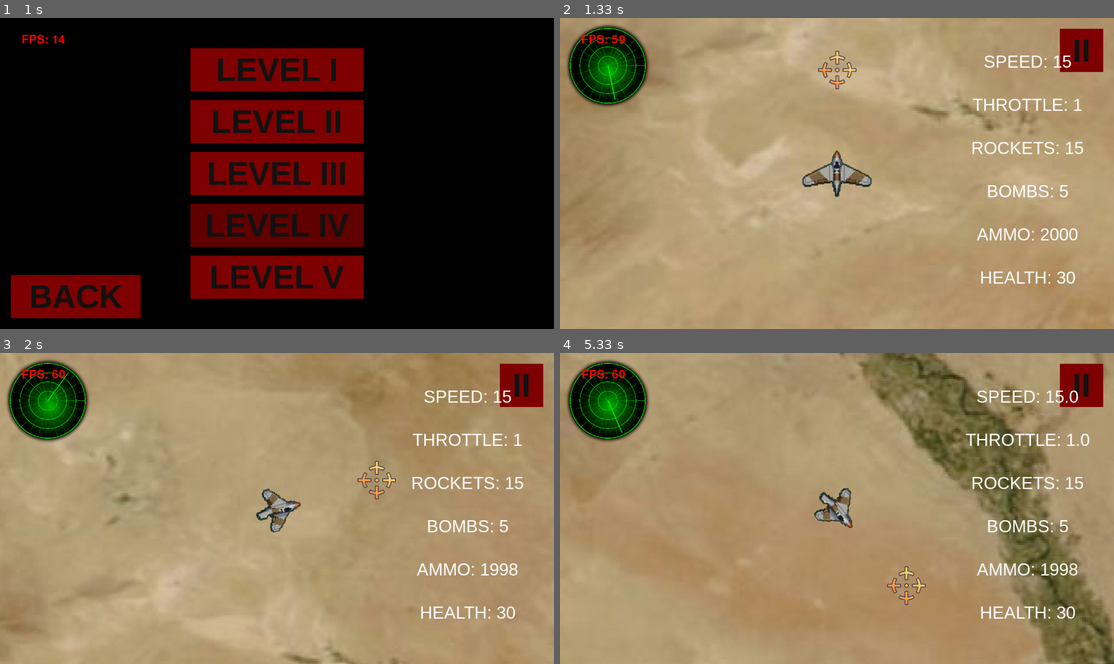
Above: before the commit, frames 1-4 (two rows, left to right).
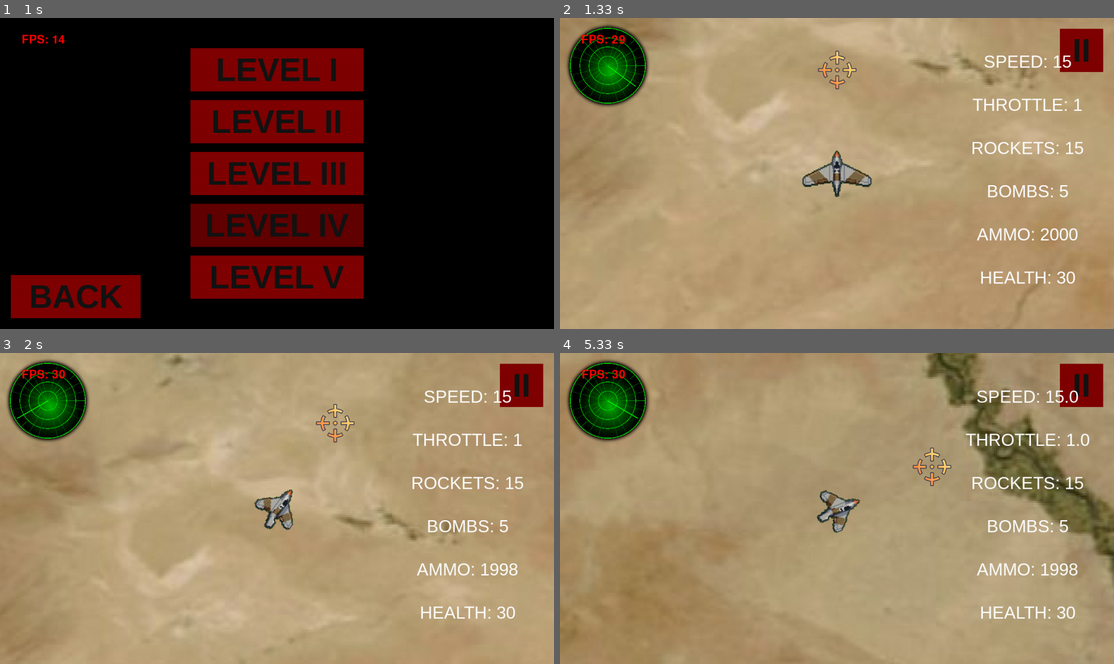
Above: after the commit, the same moments.

Repository: AndyCreator8/pygame_project_1
Game: pygame game, started from another_main.py
The game is run twice, just before and just after one commit, with the same random seed, the same clock (stepped at 60 frames per second) and the same inputs.
Inputs (mouse positions are in pixels of both pictures, inside the frame that each line leads up to):
- Up to frame 1 (1 s): click (277, 126) at 0.38 s; press the mouse at (277, 173) at 0.7 s; move the mouse to (299, 204) at 0.8 s; release the mouse at (315, 238) at 0.93 s
- Up to frame 2 (1.33 s): press the mouse at (837, 70) at 1.03 s; move the mouse to (781, 95) at 1.13 s; release the mouse at (720, 123) at 1.27 s
- Up to frame 3 (2 s): click (94, 570) at 1.38 s; hold D from 1.67 s (still down); tap Shift at 1.73 s
- Up to frame 4 (5.33 s): tap Shift at 2.03, 2.23, 2.57, 2.87, 3.07, 3.37, 3.63, 3.97, 4.27, 4.4, 4.8, 5.1 s; release D at 2.13 s; hold W 2.17-2.47 s; hold D 2.5-2.97 s; hold A 3-3.53 s; hold S 3.57-3.87 s; hold A 3.9-4.3 s; hold W 4.33-4.7 s; hold D from 4.73 s (still down)

Frame 1 is identical in both runs. In frame 2, 7.4% of the frame differs, in the area x 0-100%, y 0-98%; in frame 3, 13%; in frame 4, 28%, in the area x 0-100%, y 0-100%.

Commit message:
добавил звук для реактивов

Diff:
--- a/another_main.py
+++ b/another_main.py
@@ -578,7 +578,7 @@
         self.t = 0
         self.clock = pygame.time.Clock()
         self.clock.tick()
-        self.tick = lambda: self.clock.tick(120)
+        self.tick = lambda: self.clock.tick(60)
 
     def update(self, *args):
         self.realv = self.v - plane.vector
@@ -816,11 +816,17 @@
                  max_bombs, bullet_speed, bullet_damage, rocket_damage, bomb_damage):
         # print(bomb_damage)
         super().__init__(player, planes_sprites, all_sprites)
-        self.mgsnd = pygame.mixer.Sound("sounds/mgsnd.wav")
+
+
+        if name == 'F-86' or name == 'Me 163':
+            self.mgsnd = pygame.mixer.Sound("sounds/a10a-brrt-original-—-сделано-в-Clipchamp.mp3")
+        else:
+            self.mgsnd = pygame.mixer.Sound("sounds/mgsnd.mp3")
         self.mgsnd.set_volume(0.5)
         self.sound = pygame.mixer.Sound('sounds/planesnd.wav')
         self.sound.set_volume(0.2)
         self.sound.play(loops=-1)
+
         self.explosion_imgs = []
         self.image = load_image('0.png', f'data/{name}', -1)
         for i in range(0, 5):
@@ -860,7 +866,7 @@
         self.t = 0
         self.clock = pygame.time.Clock()
         self.clock.tick()
-        self.tick = lambda: self.clock.tick(120)
+        self.tick = lambda: self.clock.tick(60)
         self.deltat = 0
 
         self.rect = self.image.get_rect()
@@ -1319,7 +1325,7 @@
             if event.type == pygame.MOUSEBUTTONDOWN and event.button == pygame.BUTTON_LEFT and paused is False:
                 print('a')
                 firing = True
-                plane.mgsnd.play()
+                plane.mgsnd.play(loops=-1)
             elif event.type == pygame.MOUSEBUTTONUP:
                 plane.mgsnd.stop()
                 firing = False
@@ -1341,5 +1347,5 @@
         object.update()
     pygame.display.flip()
     if not paused:
-        t += clock.tick(60) / 1000
+        t += clock.tick(30) / 1000
 pygame.quit()
Not shown, added: sounds/a10a-brrrt.mp3
Not shown, added: sounds/a10a-brrt-original-—-сделано-в-Clipchamp.mp3
